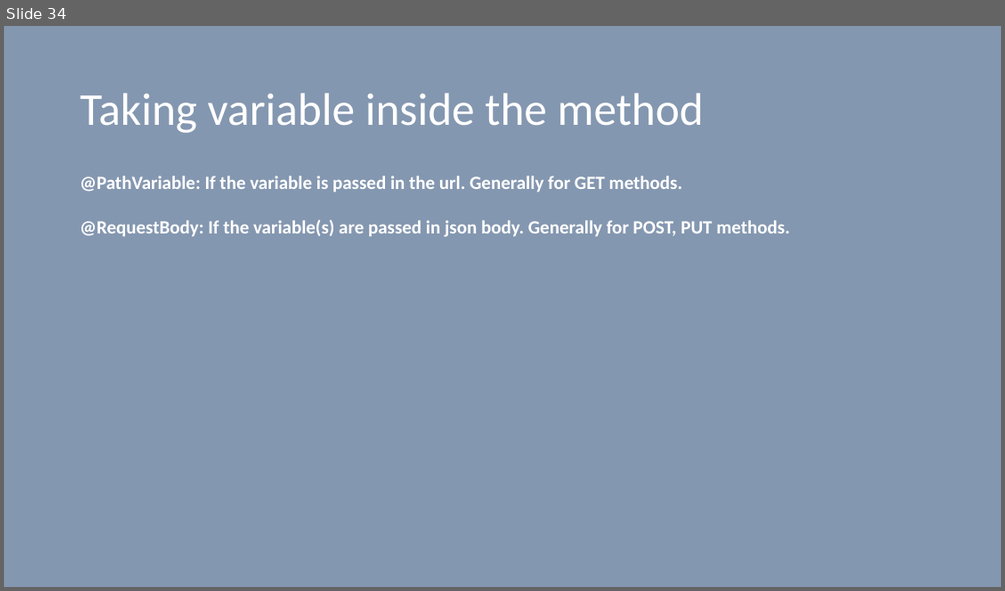
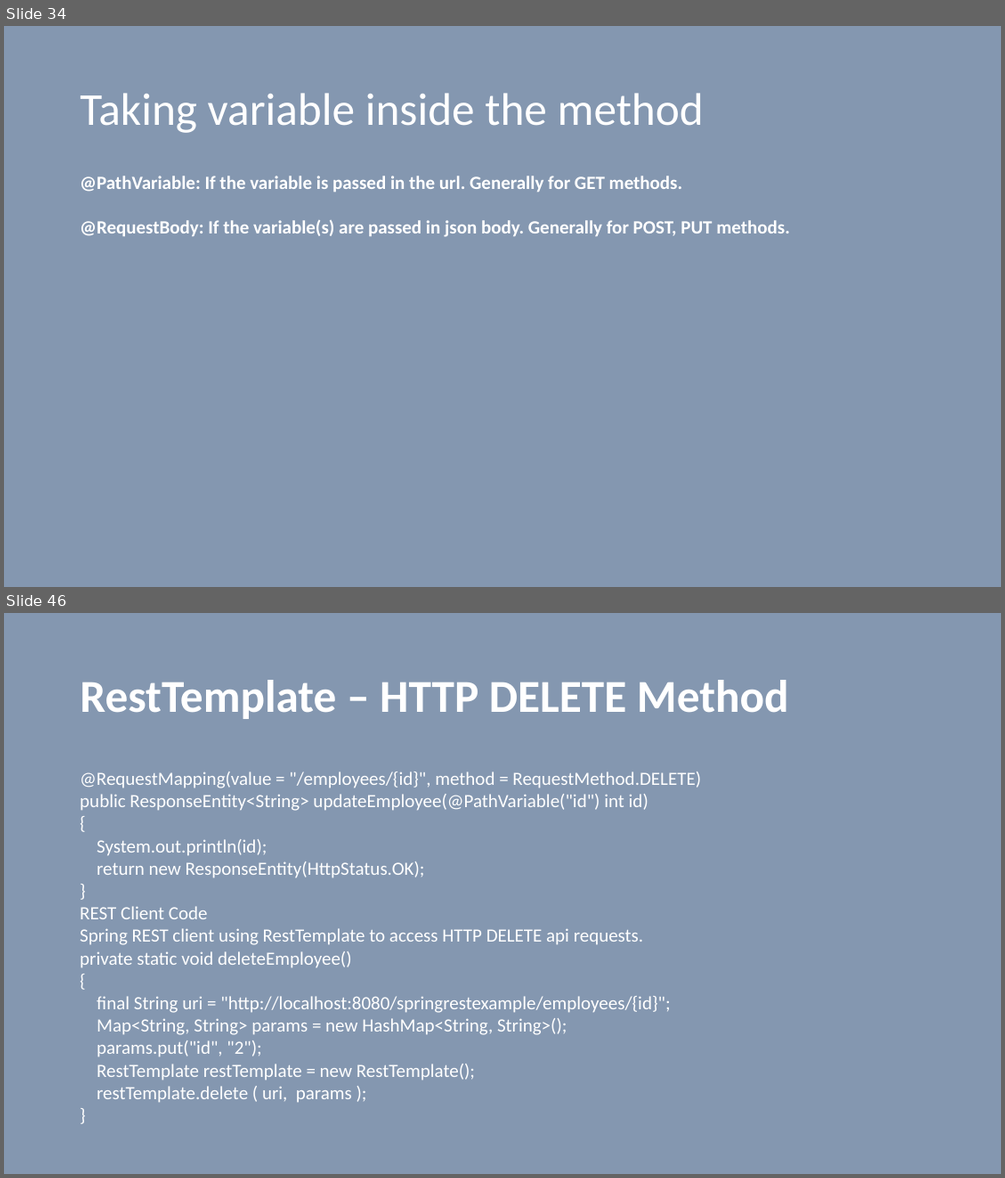
Before and after one commit to vilasvarghese/microservices, a slide deck: training/day1/3SpringBootDay1And2.pptx. Shown one above the other, each under a label of ours: slide 34 before the commit, slides 34 and 46 after it; the slides between them are not shown. The pictures are 1005x591 and 1005x1178 pixels, drawn with LibreOffice and Linux fonts; fonts in the diff are those of the drawing. Boxes give left, top, right and bottom in pixels: in the first picture for what was removed or moved away, otherwise in the second. Text is boxed around its words. In the diff, an @@ line names an element or a change of style, - is before the commit and + after.

```diff
--- a/training/day1/3SpringBootDay1And2.pptx
+++ b/training/day1/3SpringBootDay1And2.pptx
@@ slide 46 added at [4, 613, 1001, 1174], background #8497B0 @@
@@ title added at [80, 680, 789, 719], 44 pt, text #FFFFFF, bold @@
+RestTemplate – HTTP DELETE Method
@@ text added at [80, 771, 701, 1103], 18 pt, text #FFFFFF @@
+@RequestMapping(value = "/employees/{id}", method = RequestMethod.DELETE)
+public ResponseEntity<String> updateEmployee(@PathVariable("id") int id)
+{
+System.out.println(id);
+return new ResponseEntity(HttpStatus.OK);
+}
+REST Client Code
+Spring REST client using RestTemplate to access HTTP DELETE api requests.
+private static void deleteEmployee()
+{
+final String uri = "http://localhost:8080/springrestexample/employees/{id}";
+Map<String, String> params = new HashMap<String, String>();
+params.put("id", "2");
+RestTemplate restTemplate = new RestTemplate();
+restTemplate.delete ( uri, params );
+}
```
Also in this commit, not shown: 11 other slides added, 17 slides removed, 2 other files.
